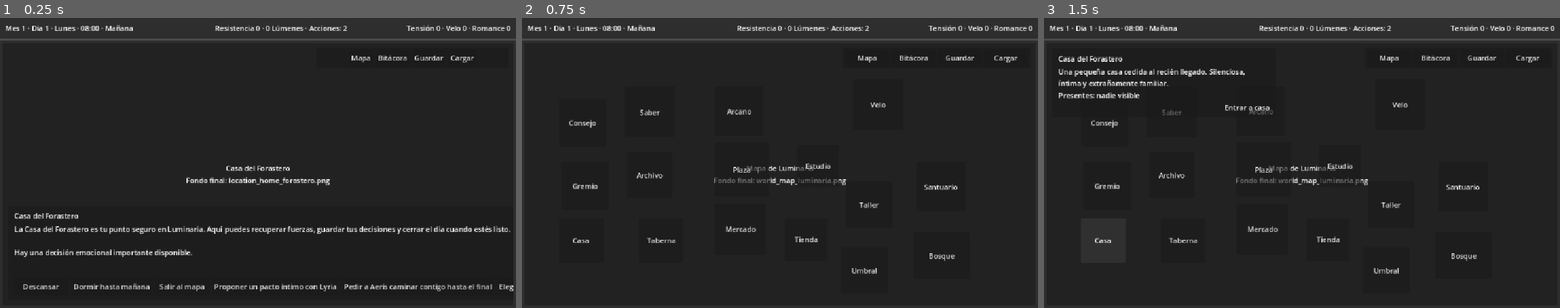
Above: before the commit, frames 1-3 (left to right).
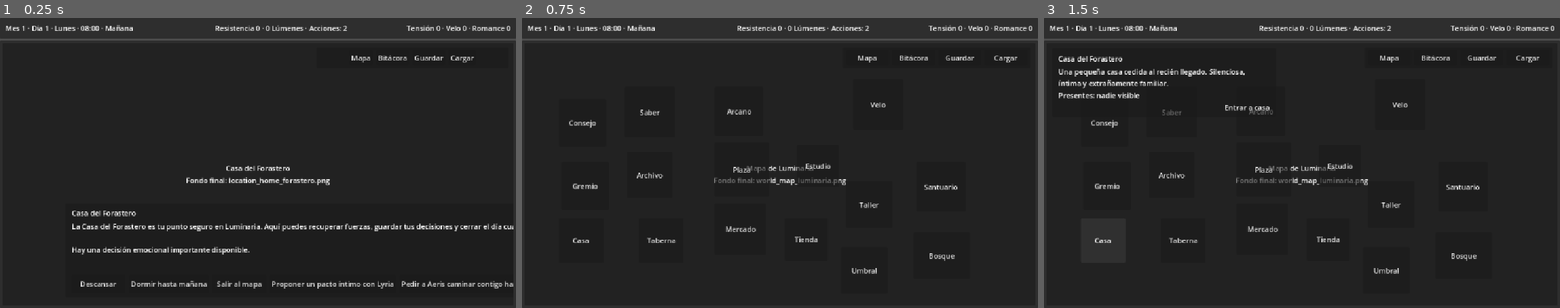
Above: after the commit, the same moments.

Repository: JoshSnowMex/isekai-novel
Game: Godot game, scene res://scenes/home/HomeScene.tscn
The game is run twice, just before and just after one commit, with the same random seed, the same clock (stepped at 60 frames per second) and the same inputs. This scene is started directly instead of the project's main scene.
Inputs:
- Up to frame 1 (0.25 s): no input
- Up to frame 2 (0.75 s): click "Mapa" at 0.5 s
- Up to frame 3 (1.5 s): click "Casa" at 1.25 s

The runs differ from the first frame. In frame 1, 3.9% of the frame differs, in the area x 2-100%, y 66-95%; in frame 2, nothing differs; in frame 3, nothing differs.
Error in both runs: Invalid access to property or key 'relationships' on a base object of type 'Dictionary'. (res://core/game_manager.gd:194)

Commit message:
Update home_scene.gd

Diff:
--- a/scenes/home/home_scene.gd
+++ b/scenes/home/home_scene.gd
@@ -513,10 +513,12 @@
 		main_width = max(360.0, home_layer.size.x - 24.0)
 		main_height = 230.0
 
+	var bottom_margin: float = 18.0
+
 	main_panel.size = Vector2(main_width, main_height)
 	main_panel.position = Vector2(
-		12.0,
-		max(12.0, home_layer.size.y - main_height - 12.0)
+		(home_layer.size.x - main_width) / 2.0,
+		max(12.0, home_layer.size.y - main_height - bottom_margin)
 	)
 
 
